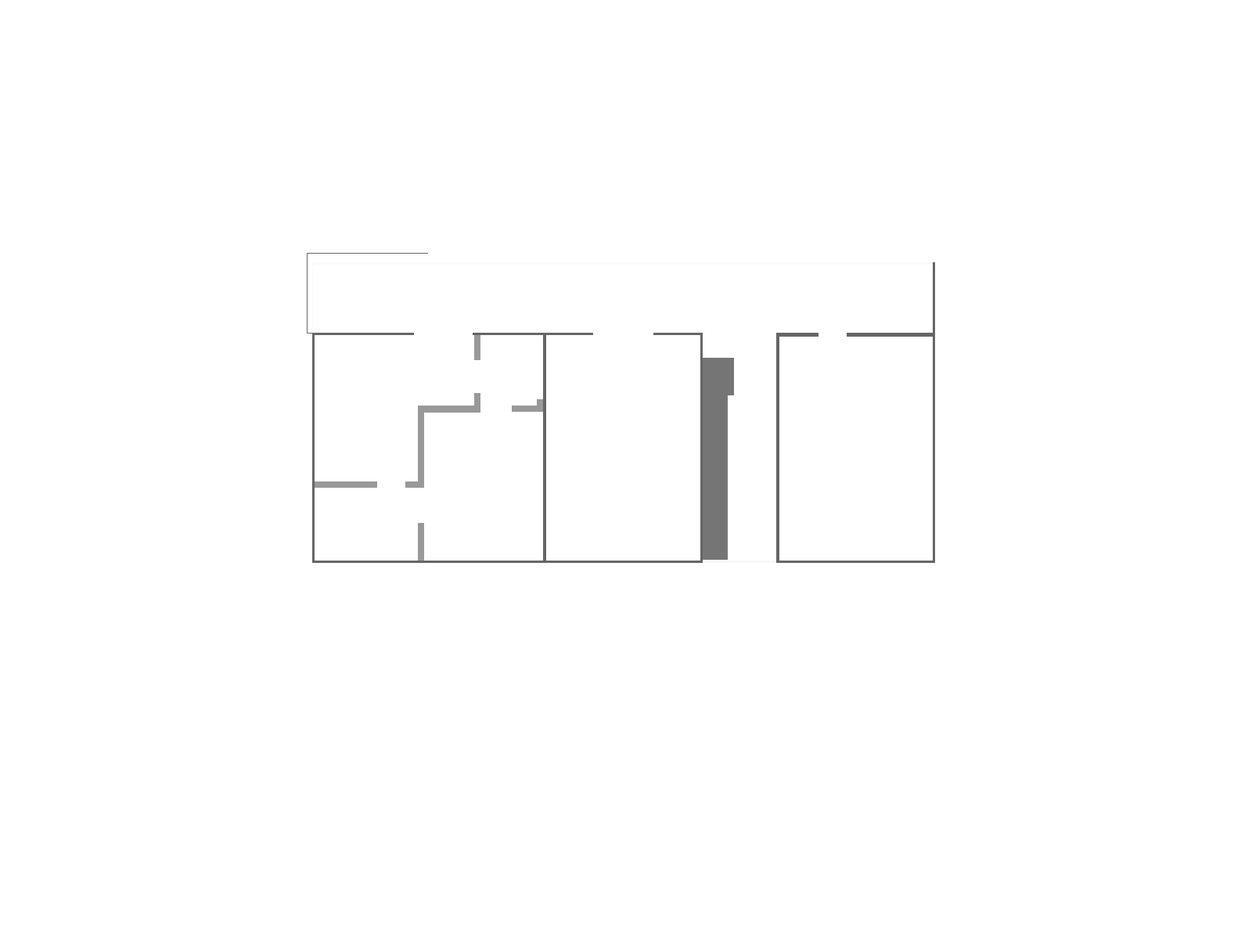
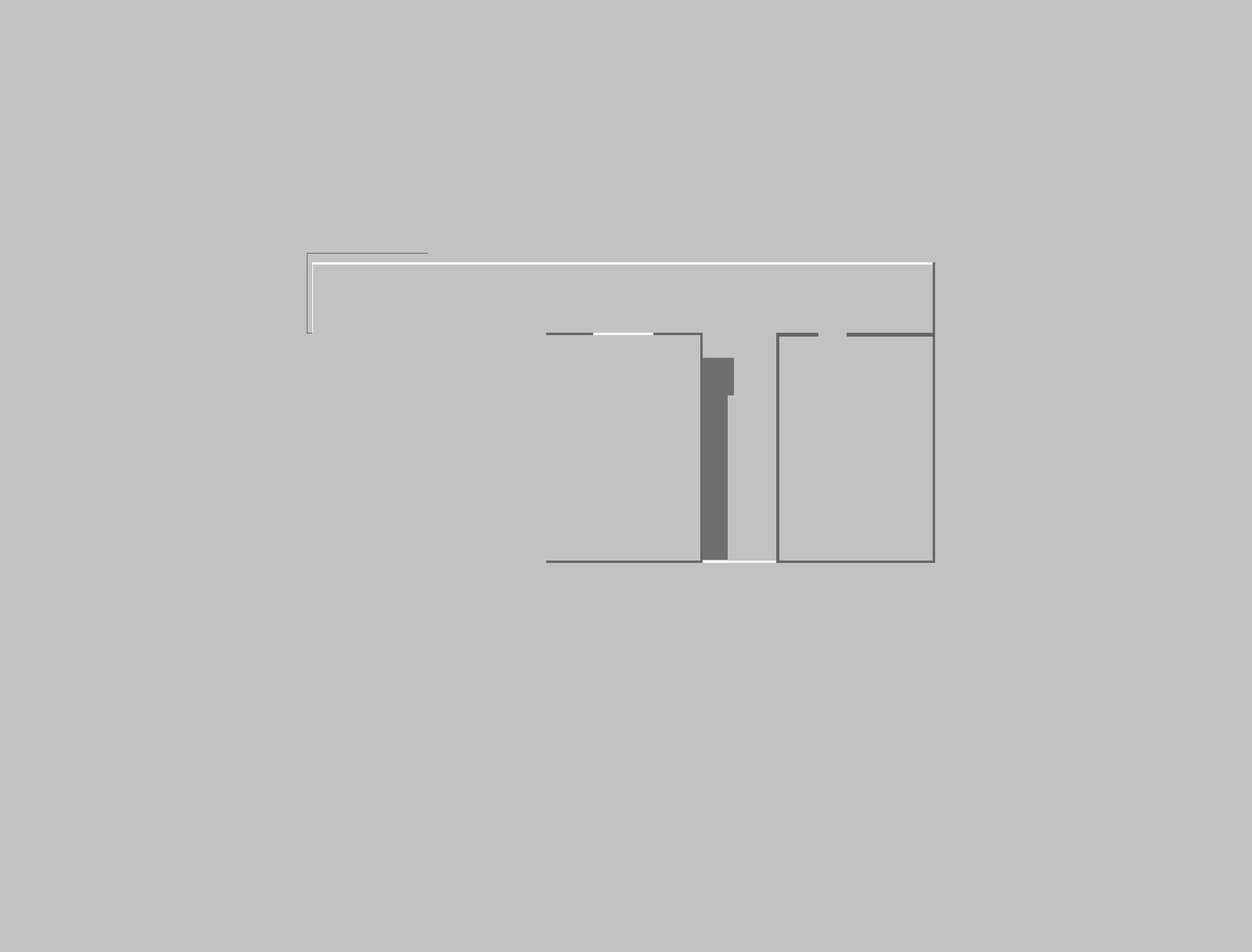
The second 1252x952 image is a revision of the first. Changes to its layers:
painted on "Extension" over [593, 332, 654, 335]
showed "Layer #1" over [0, 0, 1252, 952]
